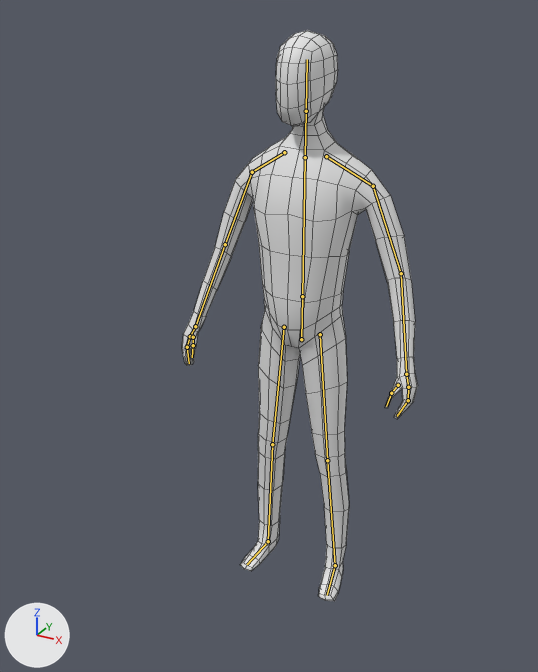
Renders of the Blender file Assets/Character/RPG Player.blend from each side of a commit.
One viewpoint serves both versions: a camera (50 mm lens) standing at (0.94, -1.923, 1.849) and looking at (-0.086, -0.058, 0.916). Every picture has the same lights, and +X, +Y and +Z are marked at lower left. The bones that bend it are drawn over the model as lines. Mesh edges are drawn as thin lines.
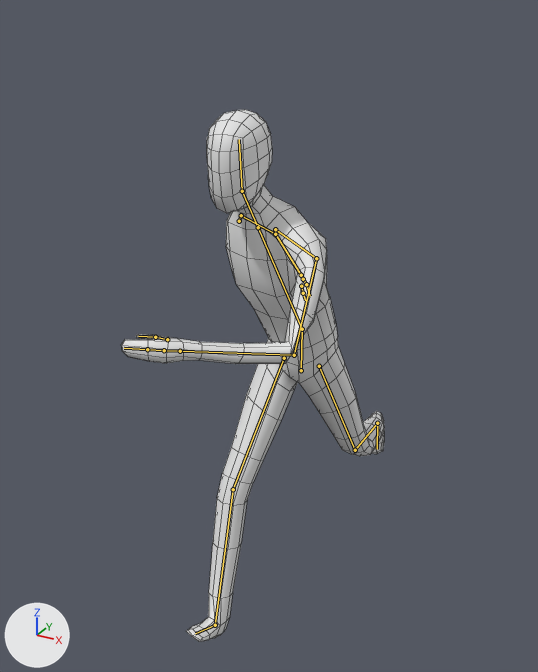
The newer file adds an action. The first version stands in its rest pose; the second is drawn at frame 11 of the action 'Run'.

What the commit changed:
Bone 'Hips' (bone_hips) moves from (0.0, 0.0, 0.0) to (0.0, -0.108, 0.0).
Bone 'Spine' (bone_spine) turns from (0, 0, 0) to (29, -12, 0) degrees about its own x, y and z.
Bone 'Head' (bone_head) turns from (0, 0, 0) to (-24, 14, -8) degrees about its own x, y and z.
Bone 'Shoulder.L' (bone_shoulder_l) turns from (0, 0, 0) to (24, 6, 19) degrees about its own x, y and z.
Bone 'Arm.L' (bone_arm_l) turns from (0, 0, 0) to (47, -8, 12) degrees about its own x, y and z.
Bone 'Forearm.L' (bone_forearm_l) turns from (0, 0, 0) to (61, -12, 1) degrees about its own x, y and z.
Bone 'Forefinger.L' (bone_forefinger_l) turns from (0, 0, 0) to (-4, 4, 27) degrees about its own x, y and z.
Bone 'Thumb.L' (bone_thumb_l) turns from (0, 0, 0) to (-3, 8, 26) degrees about its own x, y and z.
Bone 'Shoulder.R' (bone_shoulder_r) turns from (0, 0, 0) to (-22, -2, 8) degrees about its own x, y and z.
Bone 'Arm.R' (bone_arm_r) turns from (0, 0, 0) to (-16, -4, -4) degrees about its own x, y and z.
Bone 'Forefinger.R' (bone_forefinger_r) turns from (0, 0, 0) to (12, 9, -13) degrees about its own x, y and z.
Bone 'Thumb.R' (bone_thumb_r) turns from (0, 0, 0) to (8, 4, -9) degrees about its own x, y and z.
Bone 'LegIK.L' (bone_legik_l) moves from (0.0, 0.0, 0.0) to (-0.085, 0.591, 0.249).
Bone 'LegIK.L' (bone_legik_l) turns from (0, 0, 0) to (72, 34, 0) degrees about its own x, y and z.
Bone 'LegIK.R' (bone_legik_r) moves from (0.0, 0.0, 0.0) to (0.051, -0.443, 0.009).
Bone 'LegIK.R' (bone_legik_r) turns from (0, 0, 0) to (-40, 4, -25) degrees about its own x, y and z.

What differs and where, as boxes [x1, y1, x2, y2] in the pictures (538 x 672 px):
'Cube', posed (11% wider, 7% shorter): before [182, 30, 418, 601]; after [121, 110, 384, 642]
bone 'Hips', root to tip: before (301, 339) to (302, 296); after (301, 370) to (302, 329)
bone 'Spine', root to tip: before (302, 296) to (305, 157); after (302, 329) to (258, 227)
bone 'Head', root to tip: before (306, 111) to (307, 59); after (242, 191) to (239, 139)
bone 'Shoulder.L', root to tip: before (326, 156) to (373, 186); after (275, 229) to (316, 258)
bone 'Arm.L', root to tip: before (373, 186) to (401, 273); after (316, 258) to (294, 355)
bone 'Forearm.L', root to tip: before (401, 273) to (406, 374); after (294, 355) to (180, 351)
bone 'Forefinger.L', root to tip: before (408, 400) to (397, 416); after (147, 349) to (124, 348)
bone 'Thumb.L', root to tip: before (398, 385) to (391, 393); after (167, 339) to (155, 337)
bone 'Shoulder.R', root to tip: before (284, 152) to (252, 172); after (239, 221) to (241, 215)
bone 'Arm.R', root to tip: before (252, 172) to (225, 244); after (241, 215) to (275, 234)
bone 'Forefinger.R', root to tip: before (187, 347) to (189, 363); after (306, 284) to (310, 296)
bone 'Thumb.R', root to tip: before (193, 337) to (193, 345); after (301, 286) to (303, 293)
